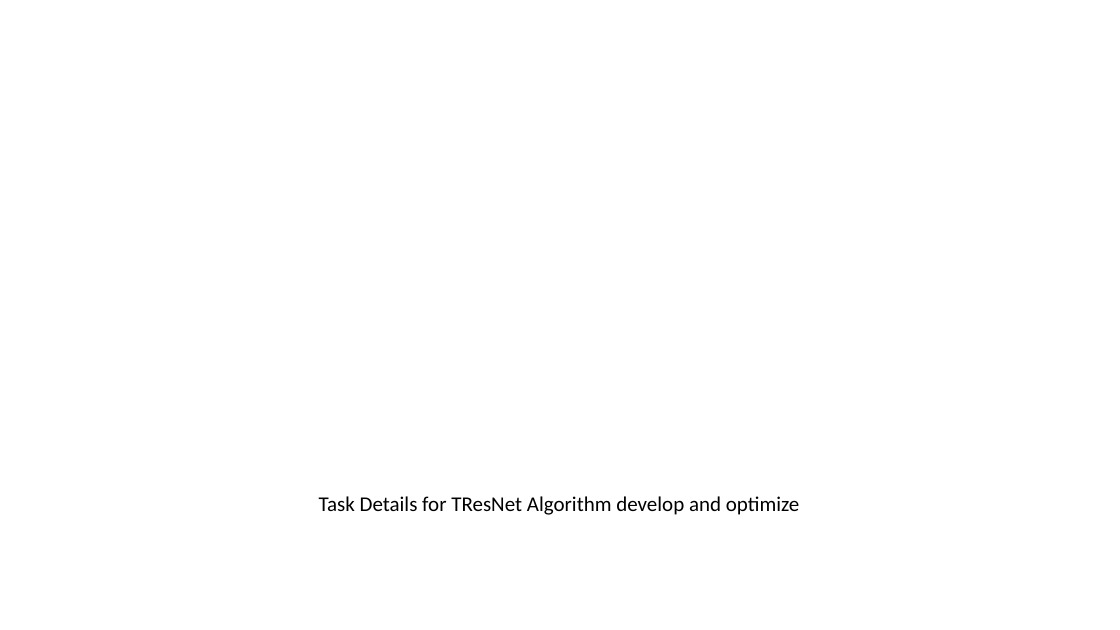
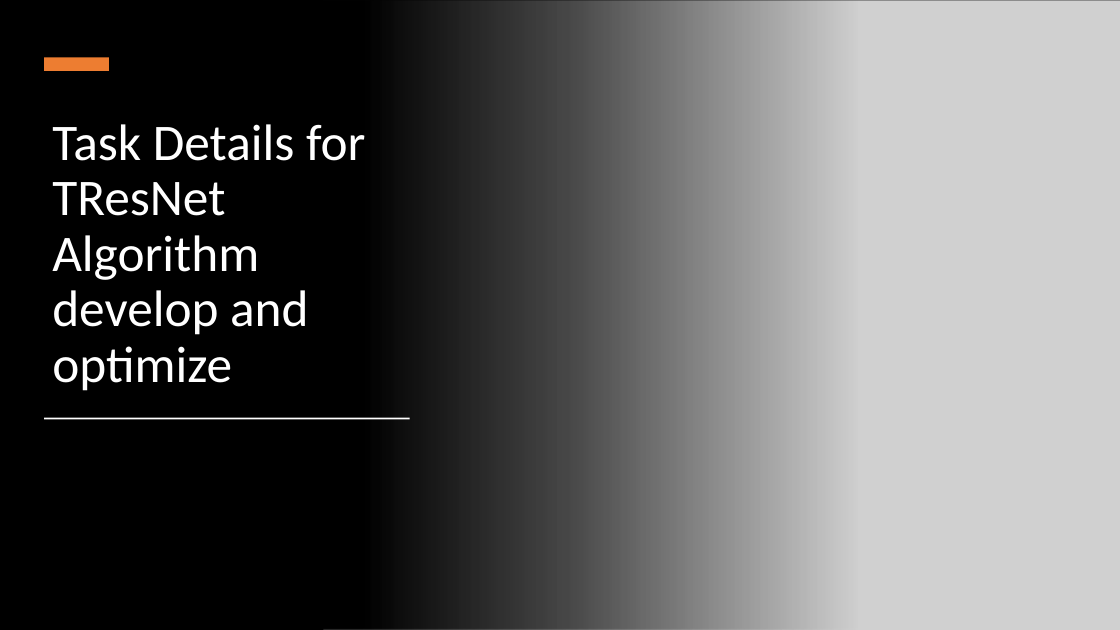
Before and after one commit to mahdise/devolop-and-optimize-TResNet-algorithm, a slide deck: slide 1 of requirement_for_task_completed/task_details.pptx. Drawn at 1120x630 pixels with LibreOffice and Linux fonts; fonts in the diff are those of the drawing; grey boxes stand for pictures. Boxes give left, top, right and bottom in pixels: in the first picture for what was removed or moved away, otherwise in the second. Text is boxed around its words. In the diff, an @@ line names an element or a change of style, - is before the commit and + after.

```diff
--- a/requirement_for_task_completed/task_details.pptx
+++ b/requirement_for_task_completed/task_details.pptx
@@ background #FFFFFF to #000000 @@
@@ rectangle added at (0, 0, 858, 630), fill gradient #000000 @@
@@ picture added at (323, 0, 1120, 630) @@
@@ rectangle added at (44, 58, 109, 71), fill #ED7D31 @@
@@ text "Task Details for TResNet Algorithm ...": place and size @@
-text "Task Details for TResNet Algorithm ..." at (319, 496, 800, 515)
+text "Task Details for TResNet Algorithm ..." at (52, 124, 365, 391)
@@ text "Task Details for TResNet Algorithm ..." at (52, 124, 365, 391): size 18 to 44 pt, text colour #000000 to #FFFFFF; alignment centre to left; line spacing 1 to 0.9; more space between paragraphs; vertical alignment top to bottom @@
@@ rectangle added at (45, 418, 410, 419), fill #FFFFFF @@
```
Also in this commit, not shown: 1 other slide changed, 1 slide added, 1 slide removed, 1 other file.
